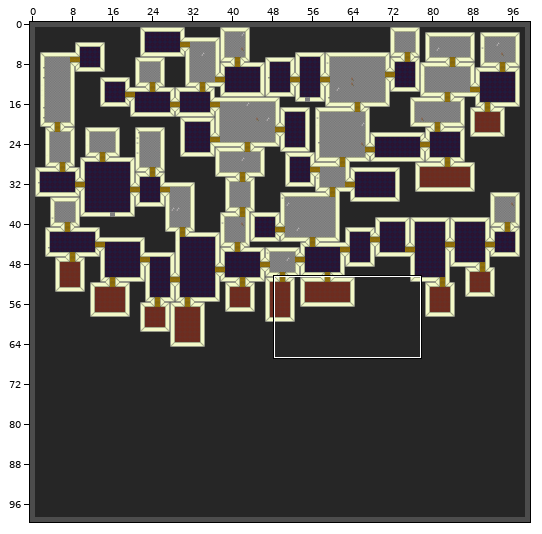
One commit to this Tiled map: desktop/Maps/test.tmx. The picture above shows the old version from afar; the outline marks the close-up.
Close-up. As it was:
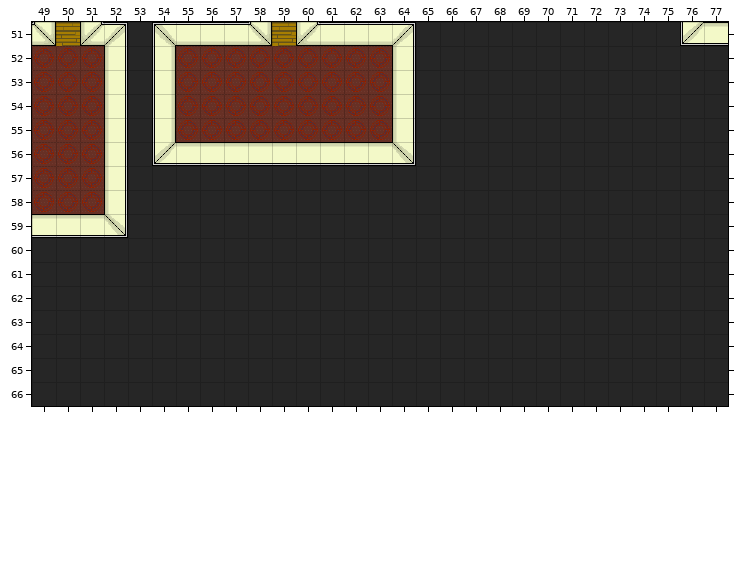
Cells are 32x32 px. Shown: x 49..77, y 51..66. The commit also changed other parts of the map, which this record leaves out.
After:
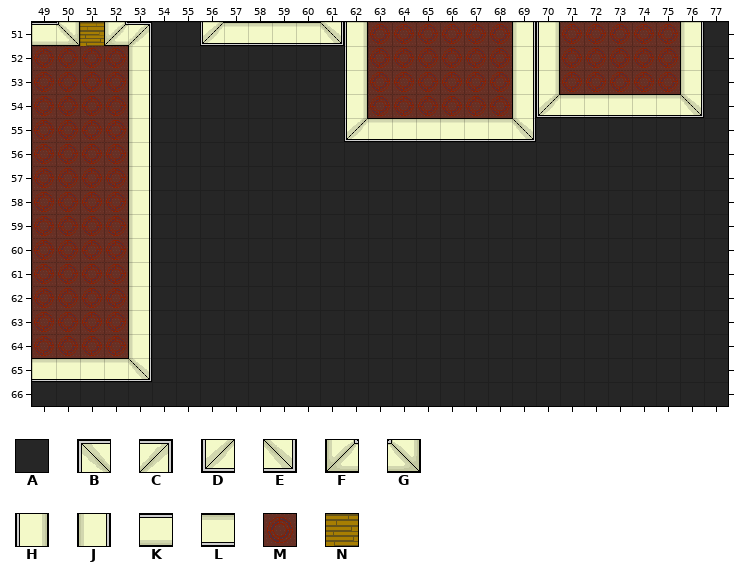
Key: from "Office01": A 0, B 2, C 3, D 4, E 5, F 8, G 9, H 10, J 20, K 30, L 40, M 70, N 99.
_ is an empty cell.
What changed:
Layer "Tile Layer 1":
The edit turns tile B into tile A in row 51 at x 54.
The edit turns tile D into tile A in row 56 at x 54.
The edit turns tile E into tile A in row 56 at x 64.
The edit turns tile H into tile A in rows 52 to 55 at x 54.
The edit turns tile K into tile A in row 51 at x 55.
The edit turns tile L into tile A in row 51 at x 77; in row 56 at x 55 to 63.
The edit turns tile M into tile A in rows 52 to 55 at x 55 to 61.
The edit turns tile A into tile C in row 51 at x 53.
The edit turns tile A into tile D in row 54 at x 70.
The edit turns tile K into tile D in row 51 at x 56.
The edit turns tile M into tile D in row 55 at x 62.
The edit turns tile A into tile E in row 54 at x 76; in row 55 at x 69; in row 65 at x 53.
The edit turns tile K into tile E in row 51 at x 61.
The edit turns tile C into tile F in row 51 at x 52.
The edit turns tile N into tile G in row 51 at x 50.
The edit turns tile A into tile H in rows 51 to 53 at x 70.
The edit turns tile K into tile H in row 51 at x 62.
The edit turns tile M into tile H in rows 52 to 54 at x 62.
The edit turns tile A into tile J in row 51 at x 69; in rows 52 to 53 at x 53, 69 and 76; in row 54 at x 53 and 69; in rows 55 to 64 at x 53.
The edit turns tile D into tile J in row 51 at x 76.
The edit turns tile G into tile K in row 51 at x 49.
The edit turns tile A into tile L in row 54 at x 71 to 75; in row 55 at x 65 to 68; in row 65 at x 49 to 52.
The edit turns tile F into tile L in row 51 at x 60.
The edit turns tile G into tile L in row 51 at x 58.
The edit turns tile J into tile L in row 55 at x 64.
The edit turns tile K into tile L in row 51 at x 57.
The edit turns tile M into tile L in row 55 at x 63.
The edit turns tile N into tile L in row 51 at x 59.
The edit turns tile A into tile M in rows 51 to 53 at x 65 to 68 and 71 to 75; in row 54 at x 65 to 68; in rows 60 to 64 at x 49 to 52.
The edit turns tile C into tile M in row 51 at x 64.
The edit turns tile E into tile M in row 59 at x 52.
The edit turns tile J into tile M in rows 52 to 54 at x 52 and 64; in rows 55 to 58 at x 52.
The edit turns tile K into tile M in row 51 at x 63.
The edit turns tile L into tile M in row 59 at x 49 to 51.
The edit turns tile F into tile N in row 51 at x 51.
Where, in picture pixels (left, top, right, bottom), the same in both close-ups:
changed: (32, 22, 728, 382)
